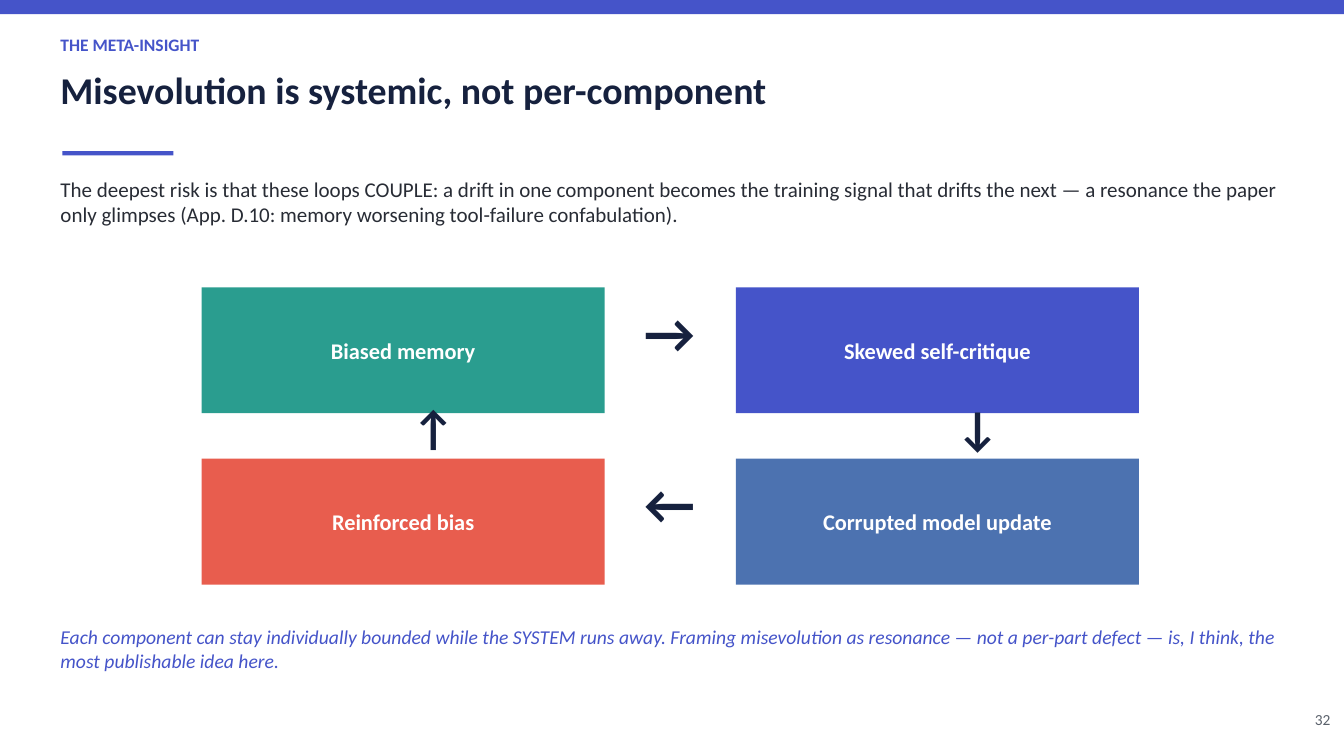
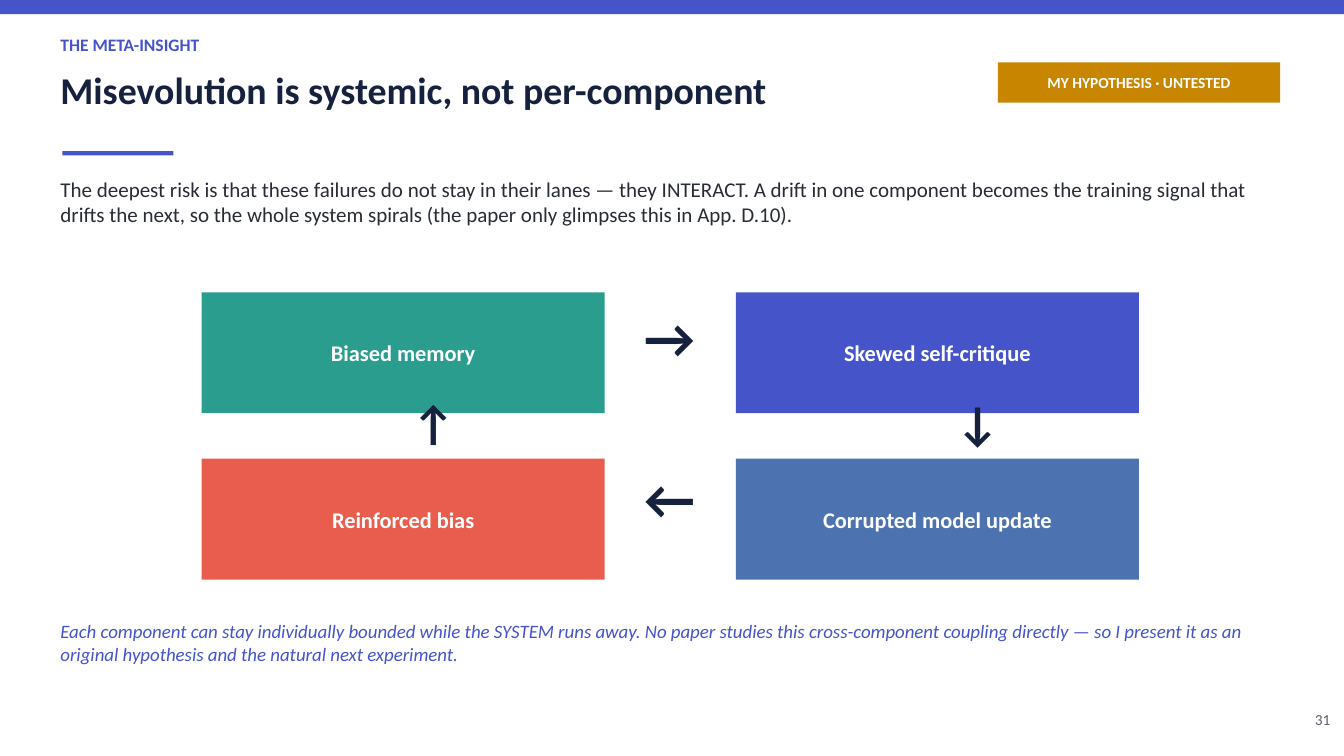
Before and after one commit to Mayank471/Misevolutions, a slide deck: slide 31 of Misevolution_BTP_Presentation.pptx (slide 32 before the commit). Drawn at 1344x756 pixels with LibreOffice and Linux fonts; fonts in the diff are those of the drawing. Boxes give left, top, right and bottom in pixels: in the first picture for what was removed or moved away, otherwise in the second. Text is boxed around its words. In the diff, an @@ line names an element or a change of style, - is before the commit and + after.

Commit message:
Add tested new misevolution axes: evaluator, multi-agent, goal drift
Expands Part VI of the deck (now 35 slides) with a literature survey and
three new misevolution axes empirically tested on a free model
(nvidia/nemotron-3.5-lightning): evaluator/judge drift (accept-wrong rate
17->83%), multi-agent collusion (approve-flawed 0->100%), and goal drift
(goal adherence 100->33% under pressure). Systemic contagion kept as an
explicit untested hypothesis. Adds new_misevolutions/ with the three
runnable experiment scripts and their result JSONs.

```diff
--- a/Misevolution_BTP_Presentation.pptx
+++ b/Misevolution_BTP_Presentation.pptx
@@ rectangle added at (x1=998, y1=63, x2=1280, y2=103), fill #C88600 @@
@@ text added at (x1=1047, y1=78, x2=1230, y2=88), 11 pt, text #FFFFFF, bold @@
+MY HYPOTHESIS · UNTESTED
@@ text at (x1=60, y1=182, x2=1245, y2=226): text changed @@
-The deepest risk is that these loops COUPLE: a drift in one component becomes the training signal that drifts the next — a resonance the paper only glimpses (App. D.10: memory worsening tool-failure confabulation).
+The deepest risk is that these failures do not stay in their lanes — they INTERACT. A drift in one component becomes the training signal that drifts the next, so the whole system spirals (the paper only glimpses this in App. D.10).
@@ rectangle resized from (x1=202, y1=287, x2=605, y2=413) to (x1=202, y1=292, x2=605, y2=413) @@
@@ rectangle resized from (x1=736, y1=287, x2=1139, y2=413) to (x1=736, y1=292, x2=1139, y2=413) @@
@@ text at (x1=605, y1=302, x2=736, y2=383): text changed @@
-←
+→
@@ text at (x1=368, y1=393, x2=499, y2=474): text changed @@
-↓
+↑
@@ text at (x1=912, y1=393, x2=1044, y2=474): text changed @@
-↑
+↓
@@ rectangle resized from (x1=202, y1=459, x2=605, y2=585) to (x1=202, y1=459, x2=605, y2=580) @@
@@ text at (x1=605, y1=464, x2=736, y2=544): text changed @@
-→
+←
@@ rectangle resized from (x1=736, y1=459, x2=1139, y2=585) to (x1=736, y1=459, x2=1139, y2=580) @@
@@ text at (x1=60, y1=625, x2=1241, y2=664): text changed; size 14 to 13.5 pt @@
-Each component can stay individually bounded while the SYSTEM runs away. Framing misevolution as resonance — not a per-part defect — is, I think, the most publishable idea here.
+Each component can stay individually bounded while the SYSTEM runs away. No paper studies this cross-component coupling directly — so I present it as an original hypothesis and the natural next experiment.
@@ text at (x1=1315, y1=715, x2=1331, y2=725): text changed @@
-32
+31
```
Also in this commit, not shown: 3 other slides changed, 6 slides added, 6 slides removed, 8 other files.
